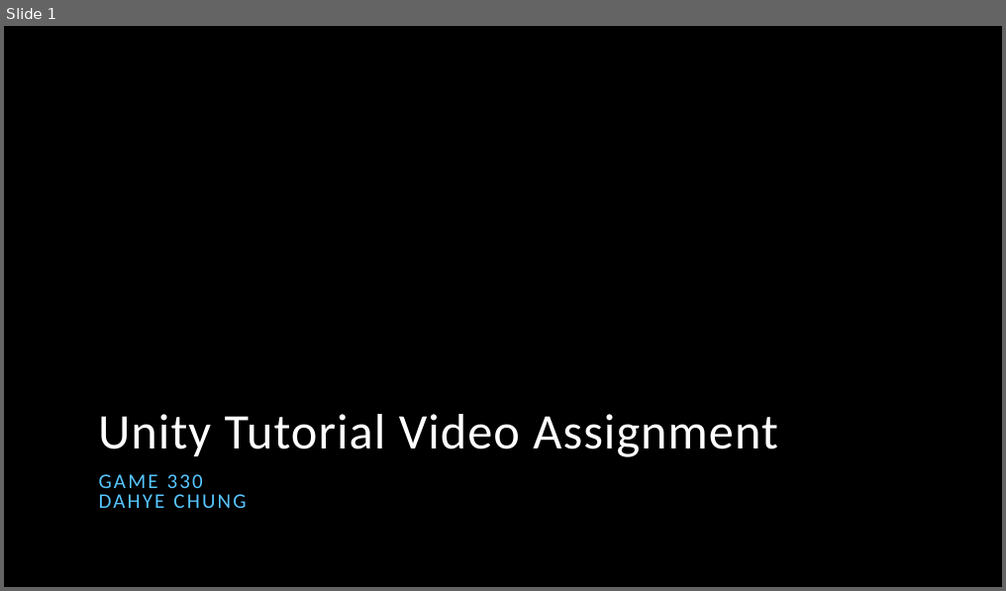
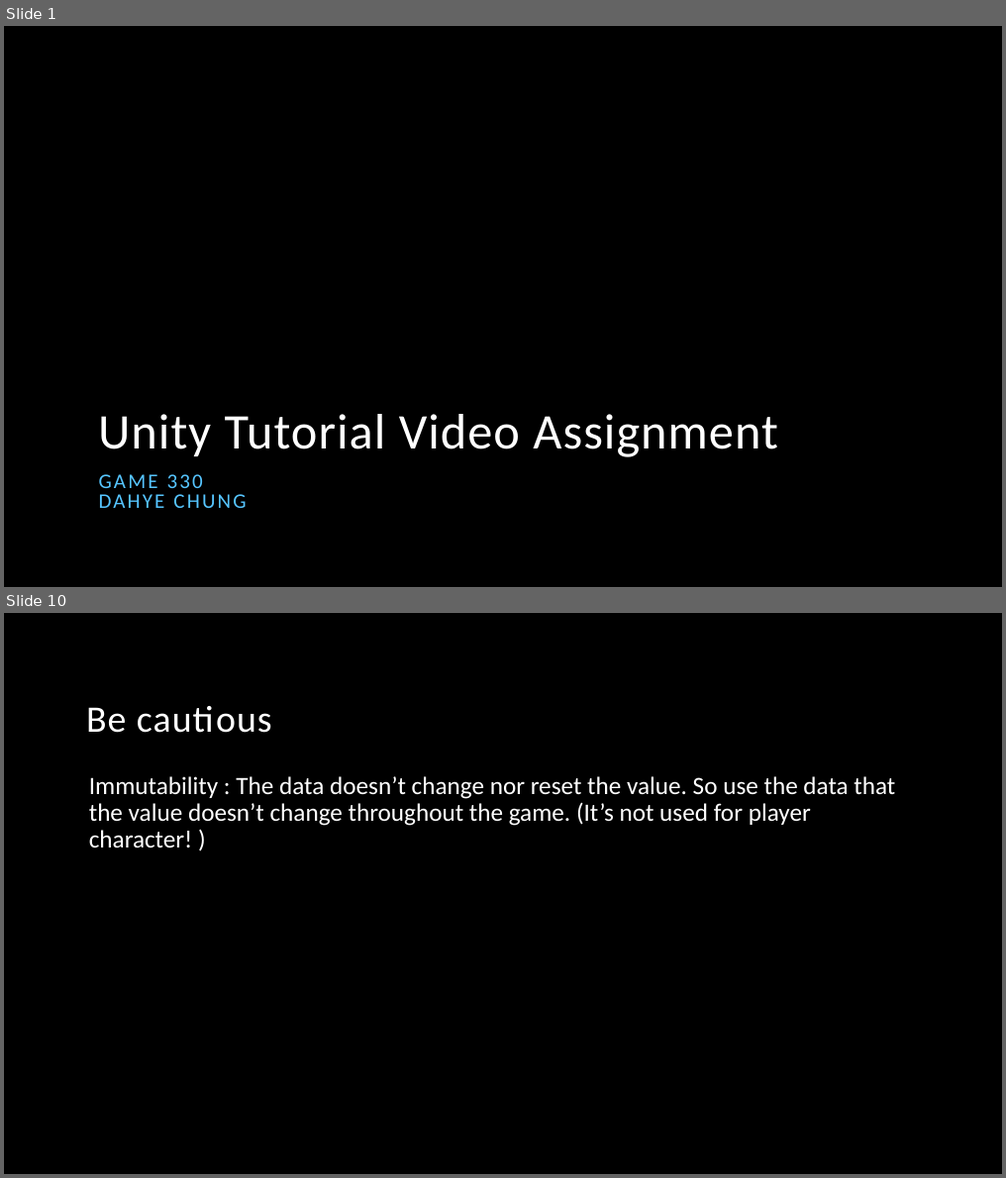
Before and after one commit to DahyeChung/2023Fall, a slide deck: Game 330 Unity/Unity Tutorial/Scriptable Object Tutorial.pptx. Shown one above the other, each under a label of ours: slide 1 before the commit, slides 1 and 10 after it; the slides between them are not shown. The pictures are 1006x591 and 1006x1178 pixels, drawn with LibreOffice and Linux fonts; fonts in the diff are those of the drawing; background and template pictures are left out. Boxes give left, top, right and bottom in pixels: in the first picture for what was removed or moved away, otherwise in the second. Text is boxed around its words. In the diff, an @@ line names an element or a change of style, - is before the commit and + after.

```diff
--- a/Game 330 Unity/Unity Tutorial/Scriptable Object Tutorial.pptx
+++ b/Game 330 Unity/Unity Tutorial/Scriptable Object Tutorial.pptx
@@ slide 10 added at (4, 613, 1002, 1174), background picture (left out) @@
@@ title added at (86, 706, 272, 733), 36 pt, text #FFFFFF @@
+Be cautious
@@ text added at (89, 776, 895, 849), 24 pt, text #FFFFFF @@
+Immutability : The data doesn’t change nor reset the value. So use the data that the value doesn’t change throughout the game. (It’s not used for player character! )
```
Also in this commit, not shown: 1 slide changed, 7 other slides added, 5 slides removed, 3 other files.
